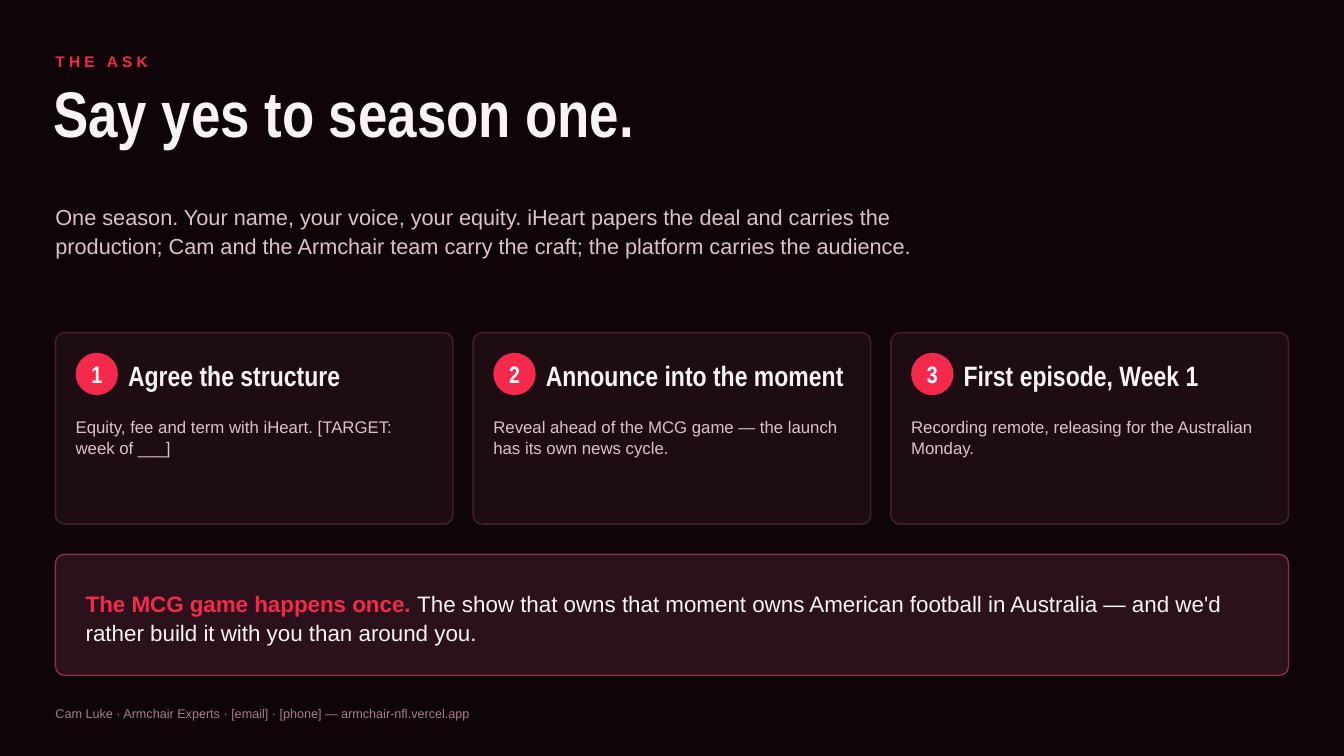
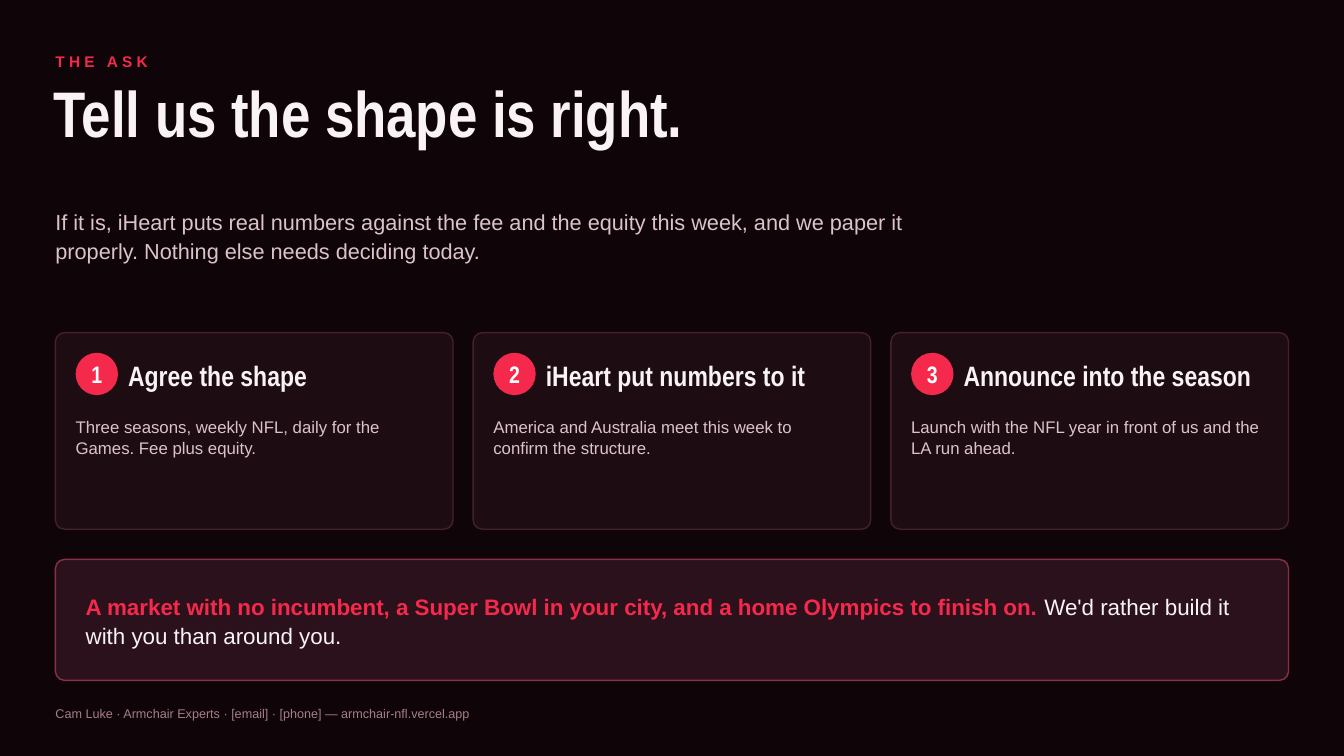
Before and after one commit to jvanders33/Armchair-NFL, a slide deck: slide 7 of pitch/Running-it-Back-Gurley.pptx. Drawn at 1344x756 pixels with LibreOffice and Linux fonts; fonts in the diff are those of the drawing. Boxes give left, top, right and bottom in pixels: in the first picture for what was removed or moved away, otherwise in the second. Text is boxed around its words. In the diff, an @@ line names an element or a change of style, - is before the commit and + after.

```diff
--- a/pitch/Running-it-Back-Gurley.pptx
+++ b/pitch/Running-it-Back-Gurley.pptx
@@ text at (53,90,683,149): text changed @@
-Say yes to season one.
+Tell us the shape is right.
@@ text removed at (55,209,911,259) @@
-One season. Your name, your voice, your equity. iHeart papers the deal and carries the production; Cam and the Armchair team carry the craft; the platform carries the audience.
@@ text added at (55,214,902,264), 15.5 pt, text #DCC3CB @@
+If it is, iHeart puts real numbers against the fee and the equity this week, and we paper it properly. Nothing else needs deciding today.
@@ rounded rectangle: place and size @@
-rounded rectangle at (55,333,453,524)
+rounded rectangle at (55,333,453,529)
@@ rounded rectangle: place and size @@
-rounded rectangle at (473,333,870,524)
+rounded rectangle at (473,333,870,529)
@@ proportions changed in 3 elements at (55,333,453,529), (473,333,870,529), (891,333,1289,529) @@
@@ rounded rectangle: place and size @@
-rounded rectangle at (891,333,1289,524)
+rounded rectangle at (891,333,1289,529)
@@ text at (128,365,306,391): text changed @@
-Agree the structure
+Agree the shape
@@ text added at (546,365,805,391), 20 pt, text #F9F3F5, bold @@
+iHeart put numbers to it
@@ text at (964,365,1251,387): text changed @@
-Announce into the moment
+Announce into the season
@@ text removed at (964,365,1199,391) @@
-First episode, Week 1
@@ text at (76,421,379,458): text changed @@
-Equity, fee and term with iHeart. [TARGET: week of ___]
+Three seasons, weekly NFL, daily for the Games. Fee plus equity.
@@ text at (493,421,792,454): text changed @@
-Reveal ahead of the MCG game — the launch has its own news cycle.
+America and Australia meet this week to confirm the structure.
@@ text at (911,421,1259,454): text changed @@
-Recording remote, releasing for the Australian Monday.
+Launch with the NFL year in front of us and the LA run ahead.
@@ rounded rectangle: place and size @@
-rounded rectangle at (55,555,1289,676)
+rounded rectangle at (55,560,1289,681)
@@ text at (86,598,1229,649): text changed; text colour #F9F3F5 to #F5294B; bold on @@
-The MCG game happens once. The show that owns that moment owns American football in Australia — and we'd rather build it with you than around you.
+A market with no incumbent, a Super Bowl in your city, and a home Olympics to finish on. We'd rather build it with you than around you.
```
Also in this commit, not shown: 3 other slides changed, 3 slides added, 3 slides removed, 4 other files.
